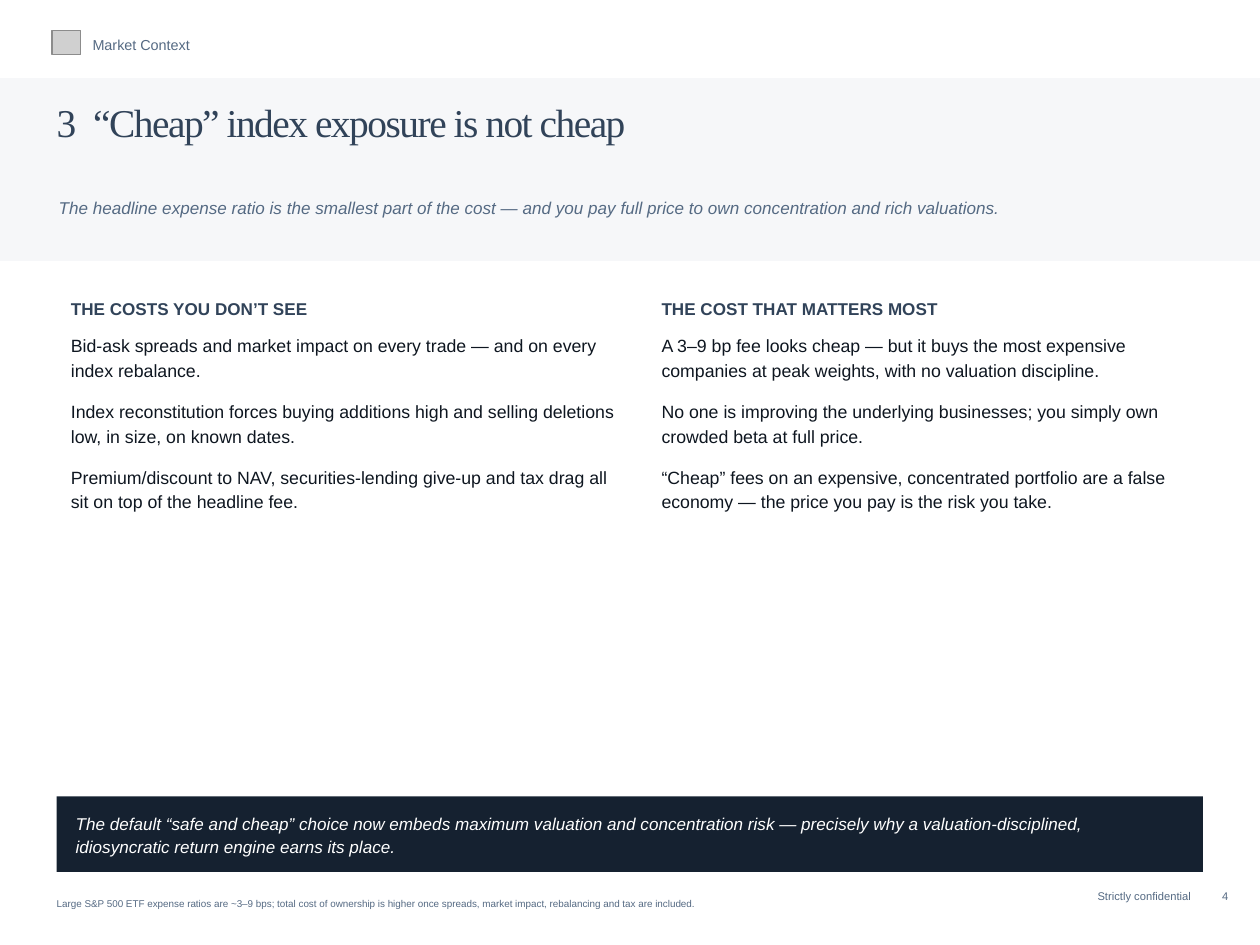
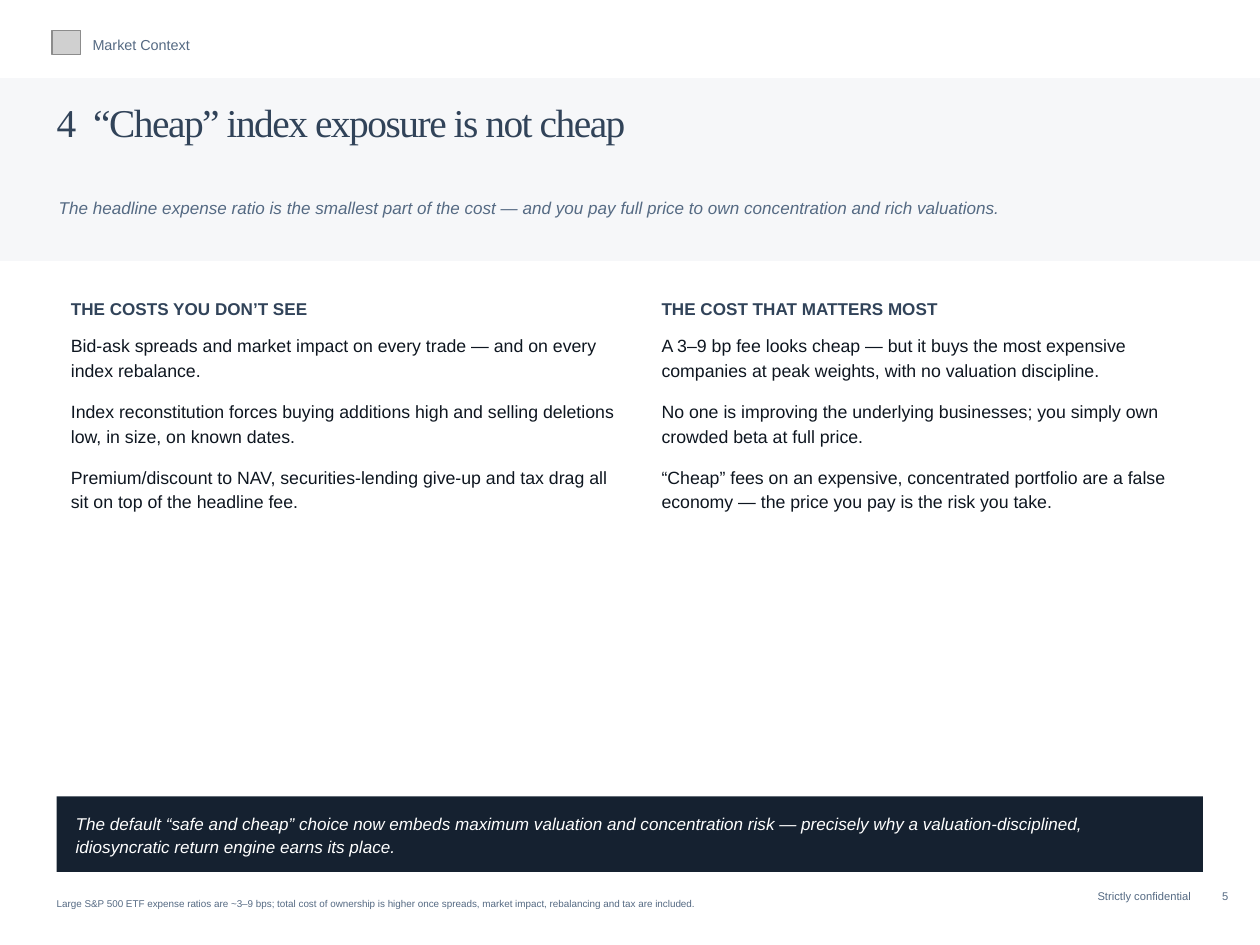
Before and after one commit to charette-lab/Claude, a slide deck: slide 7 of Athanase_Engaged_Ownership_Allocator_Deck.pptx (slide 6 before the commit). Drawn at 1260x945 pixels with LibreOffice and Linux fonts; fonts in the diff are those of the drawing; grey boxes stand for pictures. Boxes give left, top, right and bottom in pixels: in the first picture for what was removed or moved away, otherwise in the second. Text is boxed around its words. In the diff, an @@ line names an element or a change of style, - is before the commit and + after.

```diff
--- a/Athanase_Engaged_Ownership_Allocator_Deck.pptx
+++ b/Athanase_Engaged_Ownership_Allocator_Deck.pptx
@@ text at (x1=57, y1=109, x2=626, y2=145): text changed @@
-3 “Cheap” index exposure is not cheap
+4 “Cheap” index exposure is not cheap
@@ text at (x1=1098, y1=892, x2=1228, y2=903): text changed @@
-Strictly confidential 4
+Strictly confidential 5
```
Also in this commit, not shown: 59 other slides changed, 1 slide added, 1 other file.
